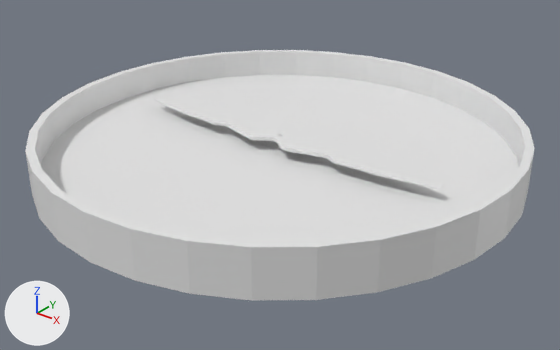
Two versions of the Blender file Assets/3DAssets/Compass.blend, one commit apart.
The view is the same before and after, from a 50 mm lens placed at (0.37, -0.463, 0.175), pointed at (0.007, -0.009, -0.106). The axes (+X, +Y, +Z) are drawn at lower left. The lights are the same throughout. The first picture is the older version.

The older version as bpy lines, for what is in view:
```python
me_cube_001 = bpy.data.meshes.new('Cube.001')
me_cube_001.from_pydata(...)  # 68 vertices, 50 faces; spans x -0.148..0.148, y -0.006..0.006, z -0.002..0.0
me_cylinder_002 = bpy.data.meshes.new('Cylinder.002')
me_cylinder_002.from_pydata(...)  # 160 vertices, 130 faces; spans x -0.2..0.2, y -0.2..0.2, z -0.1..-0.062
ob_body = bpy.data.objects.new('Body', me_cylinder_002)
ob_body.location = (0.0, 0.0, 0.0)
ob_needle = bpy.data.objects.new('Needle', me_cube_001)
ob_needle.parent = ob_body
ob_needle.location = (0.0, 0.0, -0.0756)
ob_needle.scale = (1.0, 2.87, 1.0)
```
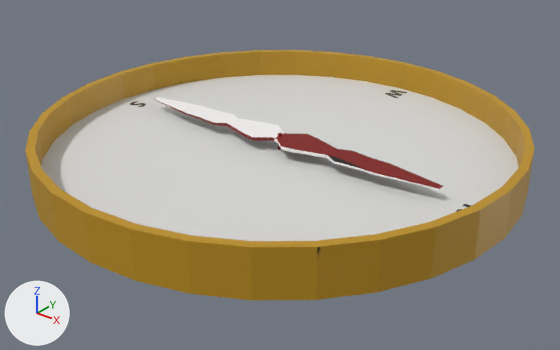
The change, as JSON lines over the scene's bpy script:
```json
{"op": "add", "block": "img_compassbasictexture_png", "code": ["img_compassbasictexture_png = load_image('CompassBasicTexture.png', 'CompassBasicTexture.png', 1024, 1024, 'sRGB')"]}
{"op": "add", "block": "mat_material_003", "code": ["mat_material_003 = principled_material('Material.003')", "mat_material_003.texture = img_compassbasictexture_png"]}
{"op": "add", "block": "mat_material_002", "code": ["mat_material_002 = principled_material('Material.002')", "mat_material_002.texture = img_compassbasictexture_png"]}
{"block": "me_cylinder_002", "where": "me_cylinder_002.from_pydata(...)  # 160 vertices, 130 faces; spans x -0.2..0.2, y -0.2..0.2, z -0.1..-0.062"}
{"block": "me_cylinder_002", "where": "# used by ob_body; location = (0.0, 0.0, 0.0)"}
{"block": "me_cylinder_002", "change": "me_cylinder_002 part 1: texture (UV) coordinates of 130 of 130 faces, centred in x -0.198..0.198, y -0.198..0.198, z -0.1..-0.062, changed; they spanned u 0.0..1.0, v 0.01..1.0 and now span u 0.22..0.96, v 0.01..0.99"}
{"op": "add", "block": "me_cylinder_002", "code": "me_cylinder_002.materials.append(mat_material_002)  # picture img_compassbasictexture_png"}
{"block": "me_cube_001", "where": "me_cube_001.from_pydata(...)  # 68 vertices, 50 faces; spans x -0.148..0.148, y -0.006..0.006, z -0.002..0.0"}
{"op": "add", "block": "me_cube_001", "code": "me_cube_001.materials.append(mat_material_003)  # picture img_compassbasictexture_png"}
```

Location of each change, (x1, y1, x2, y2) in pixels of the pictures (560 x 350 px):
```json
{"object": "Body", "change": "recoloured, surface changed", "before": [25, 50, 535, 300], "after": [25, 50, 535, 300], "on screen": "darker"}
{"object": "Needle", "change": "recoloured", "before": [154, 97, 443, 189], "after": [154, 97, 443, 189]}
```
